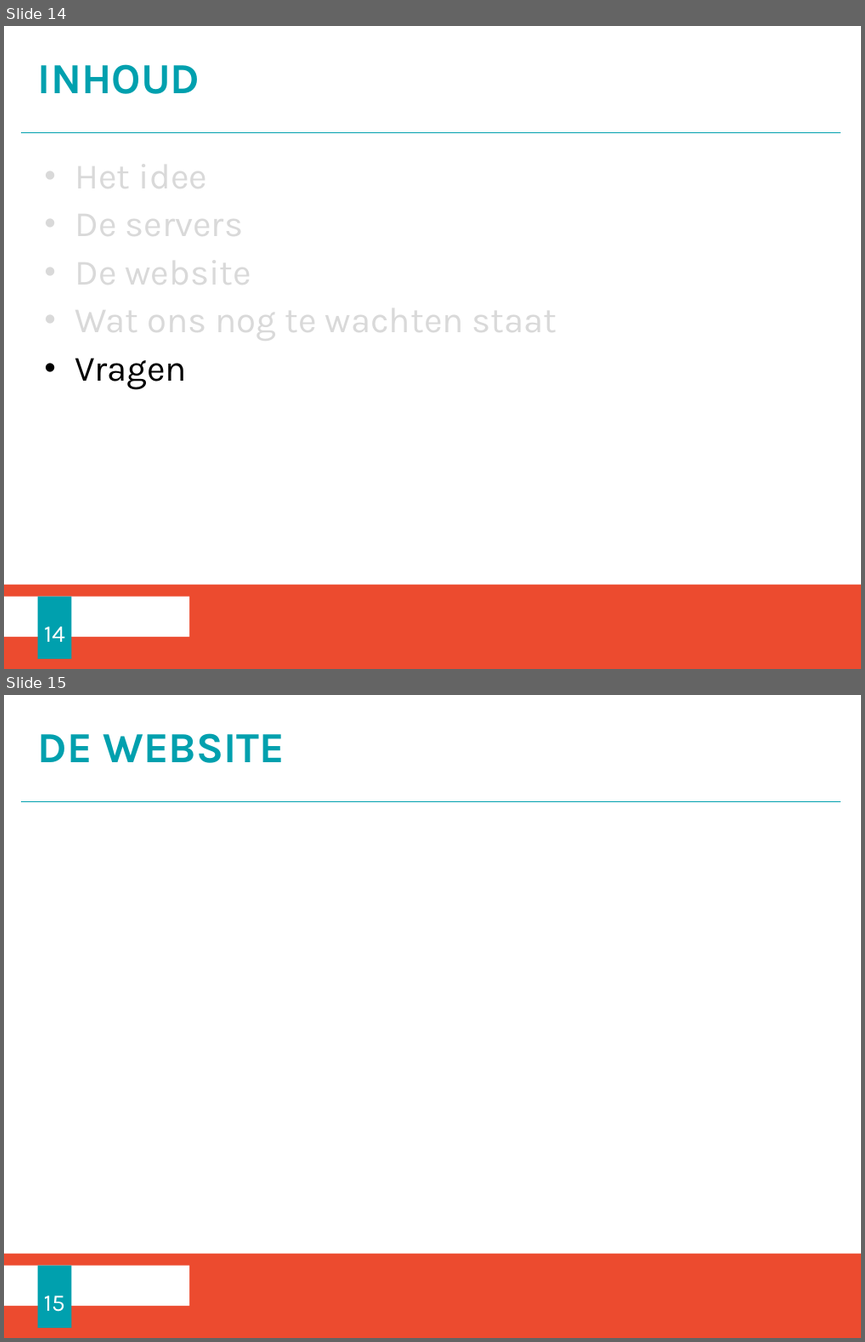
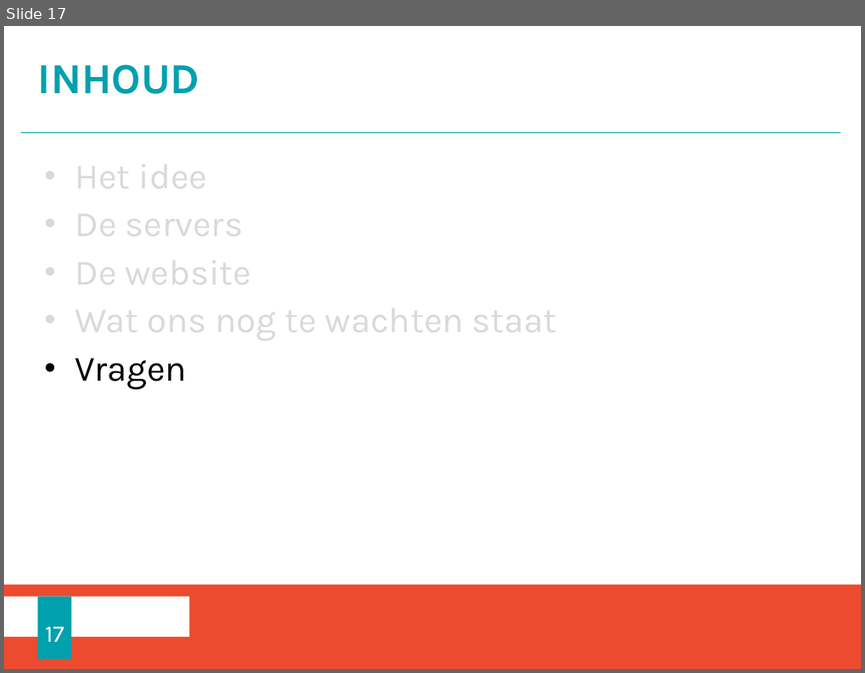
Before and after one commit to RBracke/SocialBusiness, a slide deck: Documenten/presentatie_mid.pptx. Shown one above the other, each under a label of ours: slides 14 and 15 before the commit, slide 17 after it. The pictures are 865x1342 and 865x673 pixels, drawn with LibreOffice and Linux fonts; fonts in the diff are those of the drawing; background and template pictures are left out. Boxes give left, top, right and bottom in pixels: in the first picture for what was removed or moved away, otherwise in the second. Text is boxed around its words. In the diff, an @@ line names an element or a change of style, - is before the commit and + after.

Commit message:
presentatie afgemaakt + profiel ico website gewijzigd

```diff
--- a/Documenten/presentatie_mid.pptx
+++ b/Documenten/presentatie_mid.pptx
@@ slide 15 removed at (4, 695, 861, 1338), background #FFFFFF; not listed: 3 template elements that a slide beside it also shows @@
@@ title removed at (38, 733, 285, 763) @@
-DE WEBSITE
@@ page number removed at (37, 1265, 71, 1327) @@
-15
@@ what was slide 14 is now slide 17 @@
@@ page number at (45, 626, 64, 641): text changed @@
-14
+17
```
Also in this commit, not shown: 6 slides added, 2 other slides removed, 2 other files.
